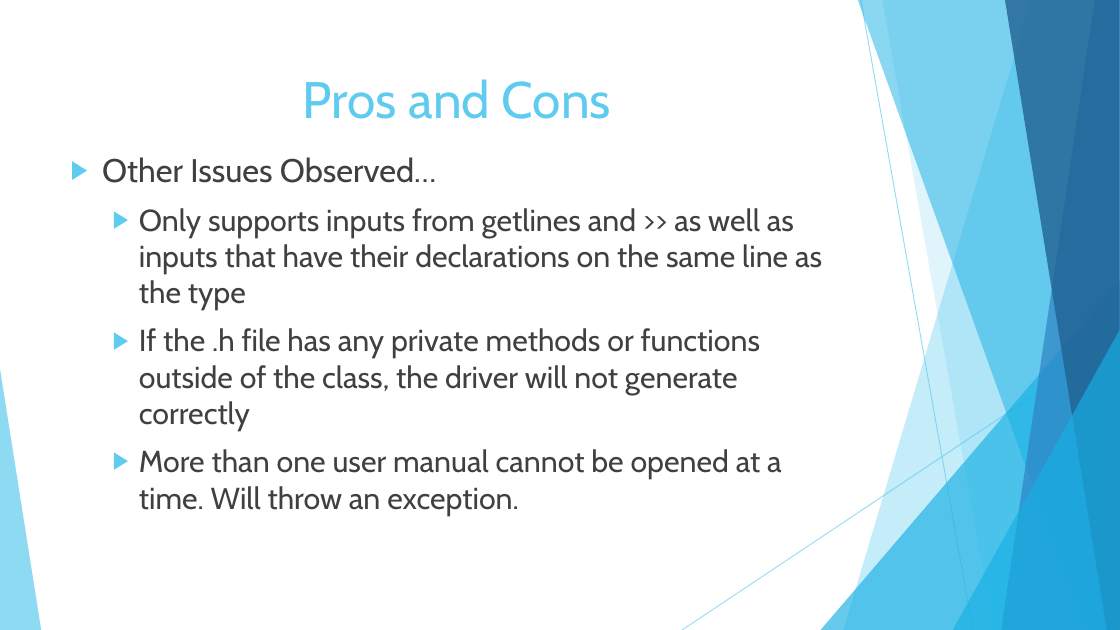
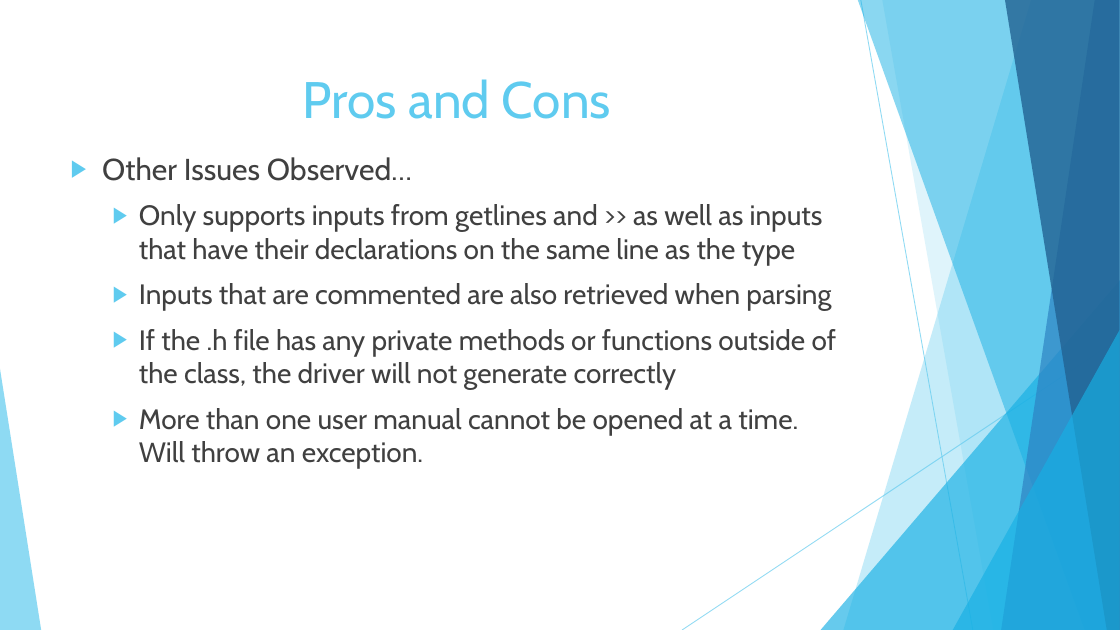
Before and after one commit to cynorfleet/Software-Engineering, a slide deck: slide 14 of Final Presentation.pptx. Drawn at 1120x630 pixels with LibreOffice and Linux fonts; fonts in the diff are those of the drawing. Boxes give left, top, right and bottom in pixels: in the first picture for what was removed or moved away, otherwise in the second. Text is boxed around its words. In the diff, an @@ line names an element or a change of style, - is before the commit and + after.

```diff
--- a/Final Presentation.pptx
+++ b/Final Presentation.pptx
@@ text at [102,157,837,469]: size 28 to 25.9 pt in "Other Issues Observed…"; size 26 to 24.1 pt in "Only supports inputs from getlines and >> ...", "If the .h file has any private ...", "More than one user manual cannot be ..." @@
@@ text at [139,283,831,311]: paragraph added @@
+  ▶ Inputs that are commented are also retrieved when parsing
```
Also in this commit, not shown: 3 other files.
